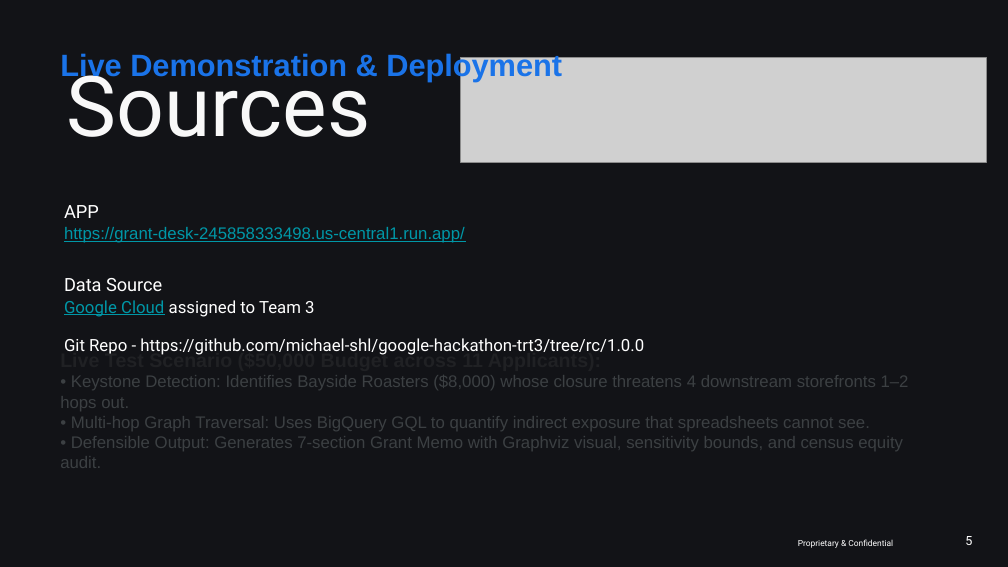
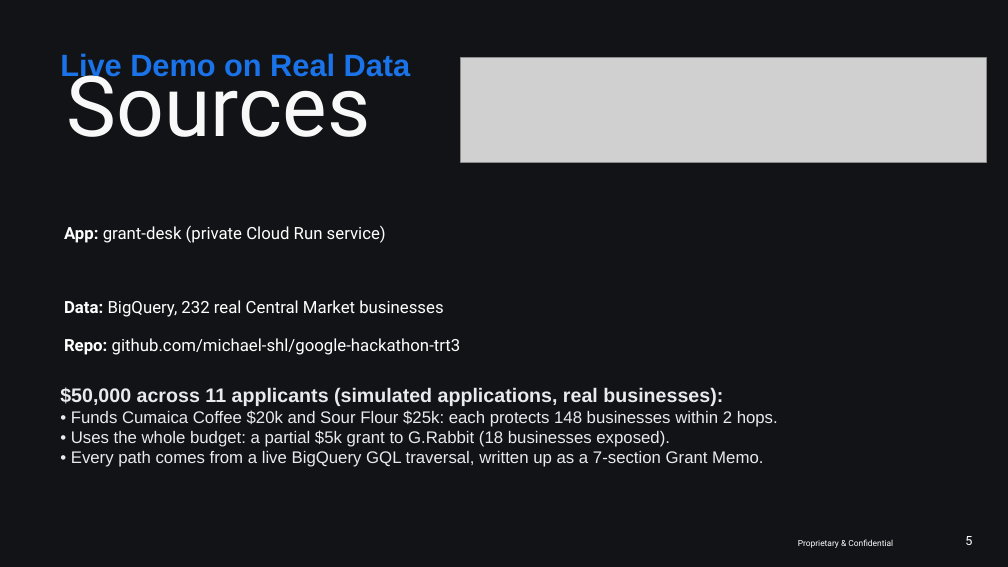
Before and after one commit to michael-shl/google-hackathon-trt3, a slide deck: slide 5 of presentation/grant_advisor_pitch_deck.pptx. Drawn at 1008x567 pixels with LibreOffice and Linux fonts; fonts in the diff are those of the drawing; grey boxes stand for pictures; background and template pictures are left out. Boxes give left, top, right and bottom in pixels: in the first picture for what was removed or moved away, otherwise in the second. Text is boxed around its words. In the diff, an @@ line names an element or a change of style, - is before the commit and + after.

```diff
--- a/presentation/grant_advisor_pitch_deck.pptx
+++ b/presentation/grant_advisor_pitch_deck.pptx
@@ text at [60, 53, 411, 81]: text changed @@
-Live Demonstration & Deployment
+Live Demo on Real Data
@@ text at [64, 225, 461, 355]: text changed @@
-APP
-https://grant-desk-245858333498.us-central1.run.app/
-Data Source
-Google Cloud assigned to Team 3
-Git Repo - https://github.com/michael-shl/google-hackathon-trt3/tree/rc/1.0.0
+App: grant-desk (private Cloud Run service)
+Data: BigQuery, 232 real Central Market businesses
+Repo: github.com/michael-shl/google-hackathon-trt3
@@ text at [60, 387, 778, 467]: text changed; text colour #3C4043 to #E8EAED @@
-Live Test Scenario ($50,000 Budget across 11 Applicants):
-• Keystone Detection: Identifies Bayside Roasters ($8,000) whose closure threatens 4 downstream storefronts 1–2 hops out.
-• Multi-hop Graph Traversal: Uses BigQuery GQL to quantify indirect exposure that spreadsheets cannot see.
-• Defensible Output: Generates 7-section Grant Memo with Graphviz visual, sensitivity bounds, and census equity audit.
+$50,000 across 11 applicants (simulated applications, real businesses):
+• Funds Cumaica Coffee $20k and Sour Flour $25k: each protects 148 businesses within 2 hops.
+• Uses the whole budget: a partial $5k grant to G.Rabbit (18 businesses exposed).
+• Every path comes from a live BigQuery GQL traversal, written up as a 7-section Grant Memo.
```
Also in this commit, not shown: 3 other slides changed, 1 other file.
